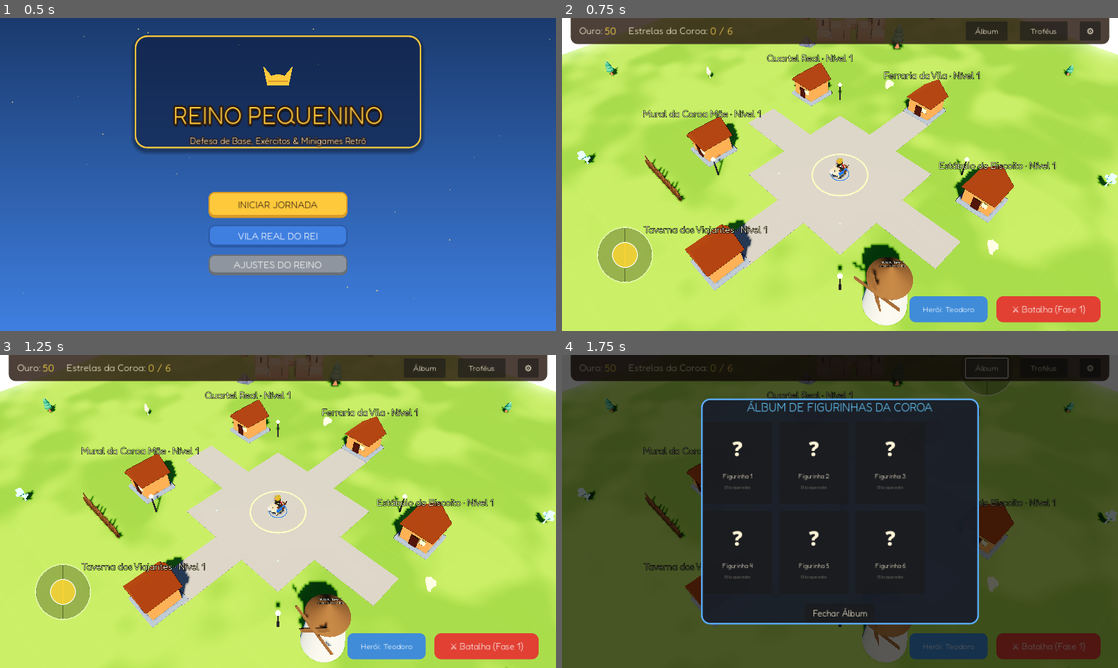
Above: before the commit, frames 1-4 (two rows, left to right).
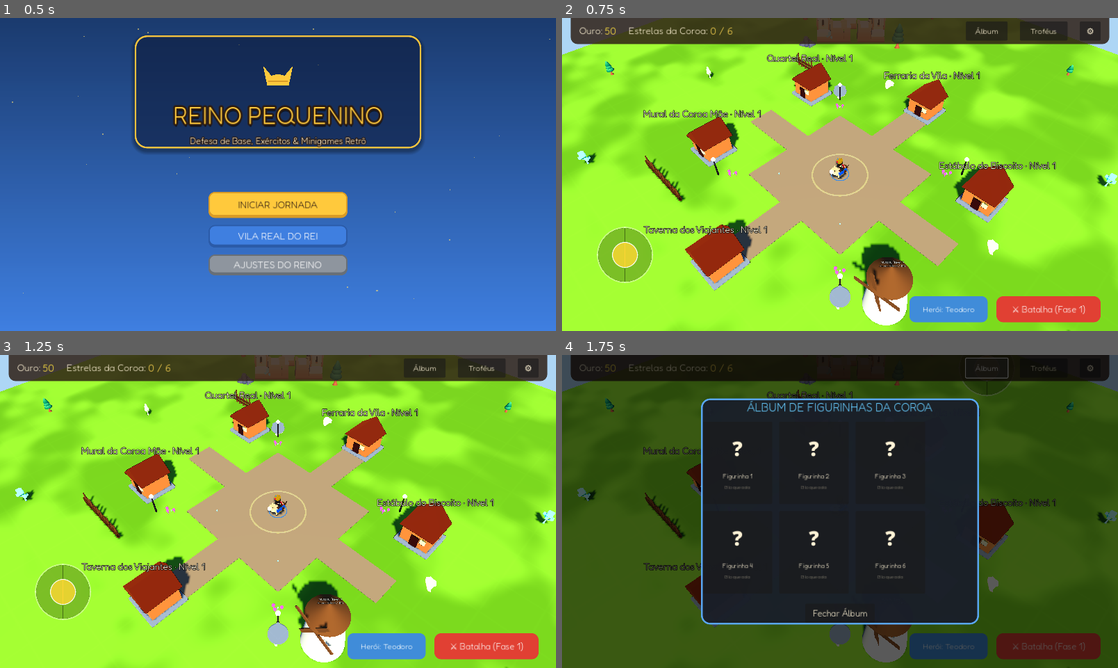
Above: after the commit, the same moments.

Repository: JonathasHenrique/reino-pequenino
Game: Godot game, scene res://scenes/ui/MainMenu.tscn
The game is run twice, just before and just after one commit, with the same random seed, the same clock (stepped at 60 frames per second) and the same inputs.
Inputs:
- Up to frame 1 (0.5 s): no input
- Up to frame 2 (0.75 s): click "VILA REAL DO REI" at 0.5 s
- Up to frame 3 (1.25 s): no input
- Up to frame 4 (1.75 s): click "Álbum" at 1.25 s

Frame 1 is identical in both runs. In frame 2, 86% of the frame differs, in the area x 0-100%, y 0-100%; in frame 3, 86%; in frame 4, 1.2%.

Commit message:
Aquece e decora a Vila (ruas, flores, pedras, cercas e colisão do castelo)

Diff:
--- a/scenes/village/Village.tscn
+++ b/scenes/village/Village.tscn
@@ -29,14 +29,14 @@
 size = Vector3(12, 0.05, 12)
 
 [sub_resource type="StandardMaterial3D" id="StandardMaterial3D_cobble"]
-albedo_color = Color(0.72, 0.68, 0.62, 1)
+albedo_color = Color(0.66, 0.58, 0.47, 1)
 roughness = 0.9
 
 [sub_resource type="BoxMesh" id="BoxMesh_road_long"]
-size = Vector3(3.4, 0.04, 24)
+size = Vector3(2.8, 0.04, 24)
 
 [sub_resource type="BoxMesh" id="BoxMesh_road_wide"]
-size = Vector3(24, 0.04, 3.4)
+size = Vector3(24, 0.04, 2.8)
 
 [sub_resource type="BoxShape3D" id="BoxShape3D_floor"]
 size = Vector3(80, 1, 80)
@@ -52,11 +52,11 @@
 background_color = Color(0.68, 0.84, 0.96, 1)
 ambient_light_source = 2
 ambient_light_color = Color(0.541, 0.706, 0.973, 1)
-ambient_light_energy = 0.30
+ambient_light_energy = 0.36
 ambient_light_sky_contribution = 0.3
 tonemap_mode = 3
 tonemap_exposure = 0.82
-glow_enabled = true
+glow_enabled = false
 glow_normalized = true
 glow_intensity = 0.12
 glow_bloom = 0.02
--- a/scripts/village/VillageDecor.gd
+++ b/scripts/village/VillageDecor.gd
@@ -18,6 +18,11 @@
 	_build_castle()
 	_build_trees()
 	_build_lamp_posts()
+	_build_plaza_props()
+	# Os modelos importados recebem material toon de forma diferida; espera e funde.
+	await get_tree().process_frame
+	await get_tree().process_frame
+	_merge_static()
 
 func _piece(piece_name: String) -> Node3D:
 	var packed := load(CASTLE_DIR + piece_name + ".glb") as PackedScene
@@ -69,6 +74,16 @@
 		_place(castle, "wall", Vector3(-2.0, 0.0, z), PI / 2.0)
 		_place(castle, "wall", Vector3(2.0, 0.0, z), PI / 2.0)
 
+	var blocker := StaticBody3D.new()
+	blocker.name = "CastleBlocker"
+	var bshape := CollisionShape3D.new()
+	var bbox := BoxShape3D.new()
+	bbox.size = Vector3(5.5, 3.0, 5.5)
+	bshape.shape = bbox
+	bshape.position = Vector3(0, 1.5, 0)
+	blocker.add_child(bshape)
+	castle.add_child(blocker)
+
 	# Pedras e árvores na base do castelo
 	_place(castle, "rocks-large", Vector3(-3.2, 0.0, 2.6))
 	_place(castle, "tree-large", Vector3(3.4, 0.0, 3.2))
@@ -90,6 +105,39 @@
 	]
 	for spot in spots:
 		_place(scenery, str(spot[1]), spot[0], float(spot[0].x) * 0.07)
+
+func _build_plaza_props() -> void:
+	# Canteiros e pedras nas quinas da praça, longe das estradas e do centro.
+	var props := Node3D.new()
+	props.name = "PlazaProps"
+	add_child(props)
+	var flower = load("res://scenes/props/FlowerPatch.tscn") as PackedScene
+	var rock = load("res://scenes/props/Rock.tscn") as PackedScene
+	var fence = load("res://scenes/props/WoodenFence.tscn") as PackedScene
+	var spots := [
+		[Vector3(-7.0, 0.0, -7.0), flower],
+		[Vector3(7.0, 0.0, -7.0), flower],
+		[Vector3(-7.0, 0.0, 7.0), flower],
+		[Vector3(7.0, 0.0, 7.0), flower],
+		[Vector3(-8.6, 0.0, -8.6), rock],
+		[Vector3(8.6, 0.0, 8.6), rock],
+		[Vector3(-15.5, 0.0, -9.5), fence],
+		[Vector3(15.5, 0.0, 9.5), fence],
+	]
+	for spot in spots:
+		var scene: PackedScene = spot[1]
+		if scene == null:
+			continue
+		var inst := scene.instantiate() as Node3D
+		inst.position = spot[0]
+		props.add_child(inst)
+
+func _merge_static() -> void:
+	var merger = load("res://scripts/core/StaticMeshMerger.gd")
+	for node_name in ["CastleBackdrop", "OuterTrees", "PlazaLamps", "PlazaProps"]:
+		var n := get_node_or_null(node_name) as Node3D
+		if n:
+			merger.merge_subtree(n, ["Label3D"])
 
 func _build_lamp_posts() -> void:
 	var lamps := Node3D.new()
